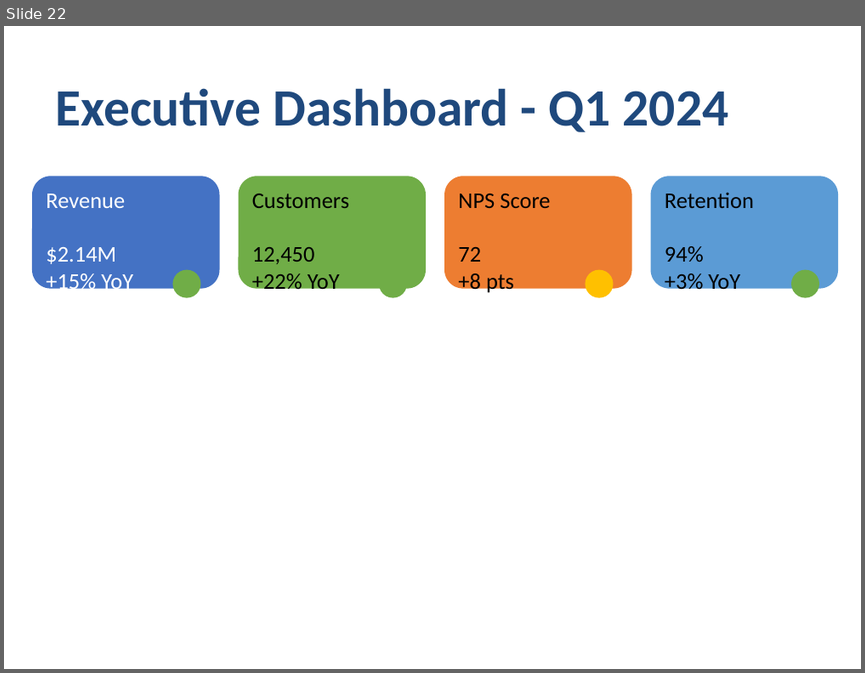
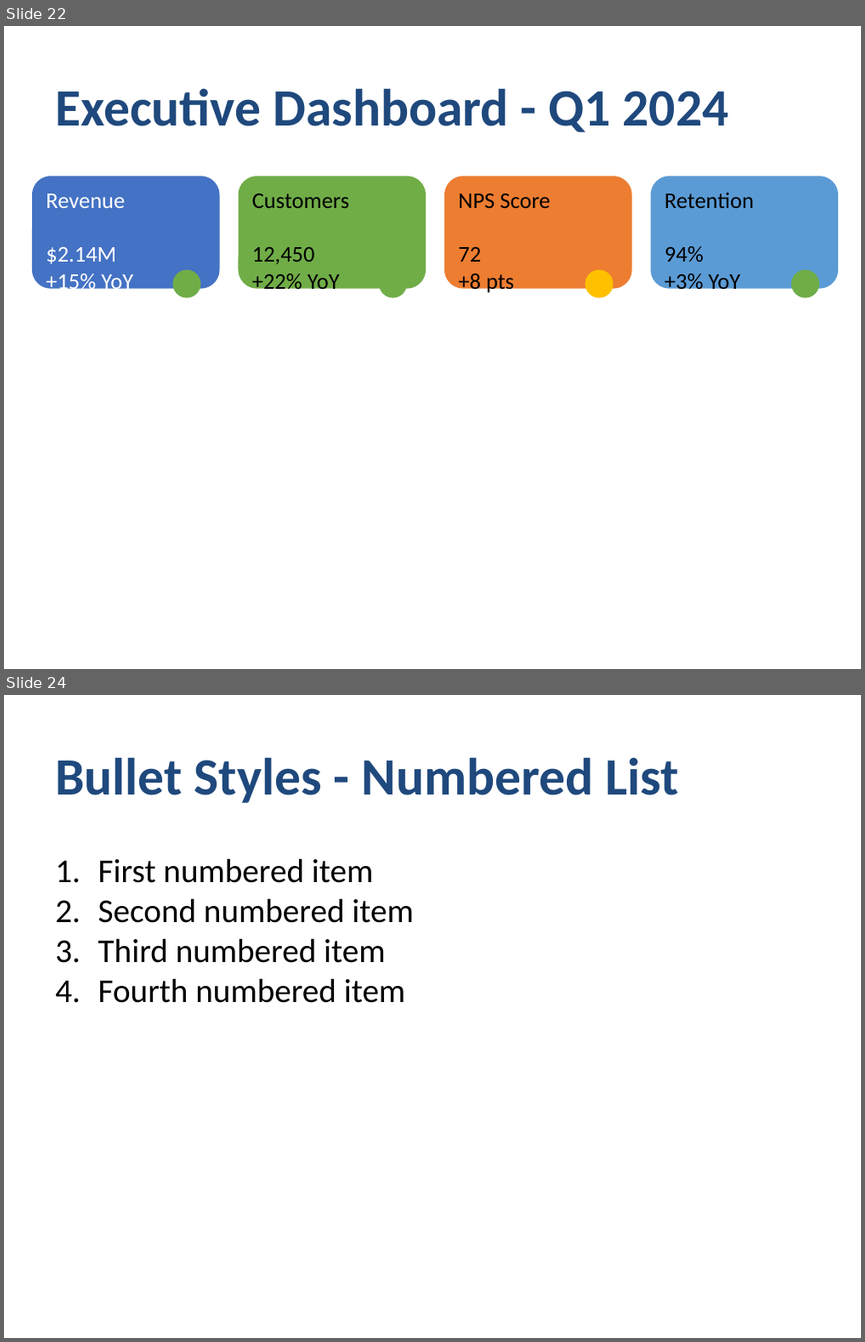
Before and after one commit to yingkitw/ppt-rs, a slide deck: comprehensive_demo.pptx. Shown one above the other, each under a label of ours: slide 22 before the commit, slides 22 and 24 after it; the slides between them are not shown. The pictures are 865x673 and 865x1342 pixels, drawn with LibreOffice and Linux fonts; fonts in the diff are those of the drawing. Boxes give left, top, right and bottom in pixels: in the first picture for what was removed or moved away, otherwise in the second. Text is boxed around its words. In the diff, an @@ line names an element or a change of style, - is before the commit and + after.

Commit message:
Enhance README and TODO with new template and theme features; update demo with bullet styles and image handling
- Added sections for presentation templates and themes in README.md, showcasing usage examples for business proposals, status reports, and various themes.
- Expanded TODO.md to reflect the completion of the template system and layout helpers.
- Updated comprehensive_demo.rs to demonstrate new bullet styles (numbered, lettered, roman, custom) and image loading from base64 and bytes.
- Introduced new image handling capabilities in the generator, allowing images to be created from various sources.

```diff
--- a/comprehensive_demo.pptx
+++ b/comprehensive_demo.pptx
@@ slide 24 added at bbox=[4, 695, 861, 1338], background #FFFFFF @@
@@ text added at bbox=[55, 757, 678, 803], 44 pt, text #1F497D, bold @@
+Bullet Styles - Numbered List
@@ text added at bbox=[98, 858, 413, 1003], 28 pt, text #000000 @@
+1. First numbered item
+2. Second numbered item
+3. Third numbered item
+4. Fourth numbered item
```
Also in this commit, not shown: 5 slides changed, 10 other slides added, 32 other files.
